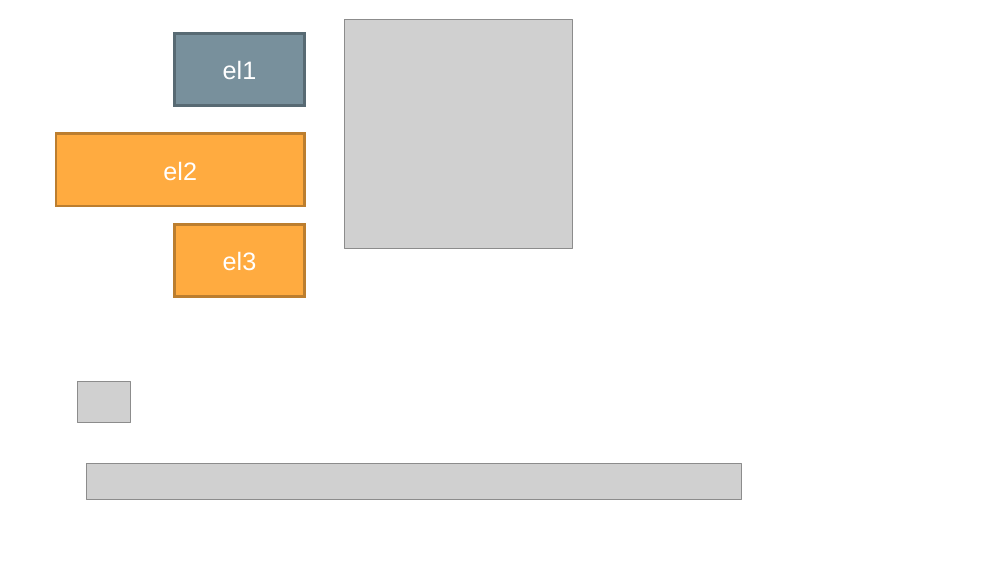
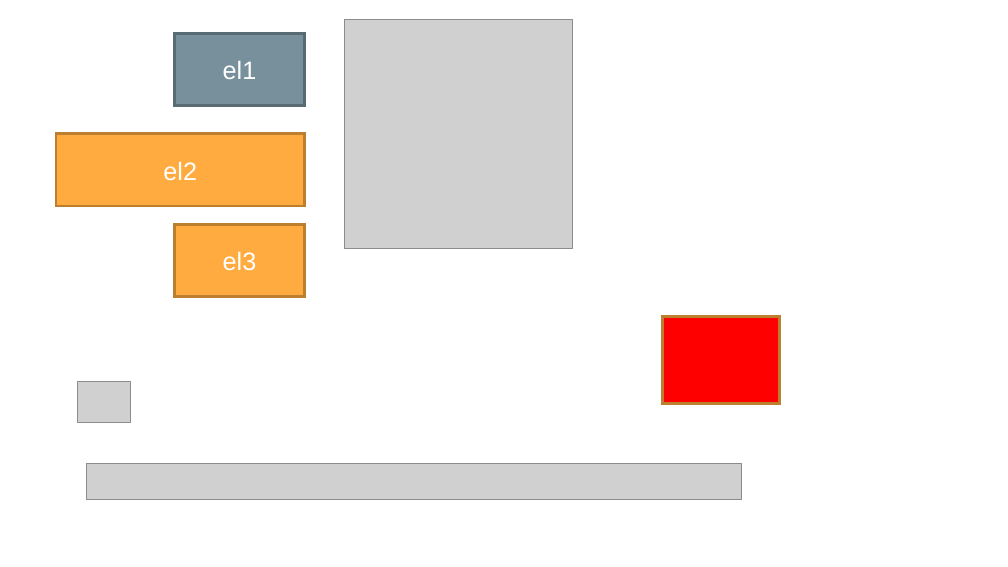
Before and after one commit to ShapeCrawler/ShapeCrawler, a slide deck: slide 2 of src/SlideDotNet.Tests/Resource/009.pptx. Drawn at 1008x567 pixels with LibreOffice and Linux fonts; fonts in the diff are those of the drawing; grey boxes stand for pictures. Boxes give left, top, right and bottom in pixels: in the first picture for what was removed or moved away, otherwise in the second. Text is boxed around its words. In the diff, an @@ line names an element or a change of style, - is before the commit and + after.

```diff
--- a/src/SlideDotNet.Tests/Resource/009.pptx
+++ b/src/SlideDotNet.Tests/Resource/009.pptx
@@ rectangle added at bbox=[662, 317, 779, 403], fill #FF0000, outline #BD7F2F 2 pt @@
```
Also in this commit, not shown: 11 other files.
